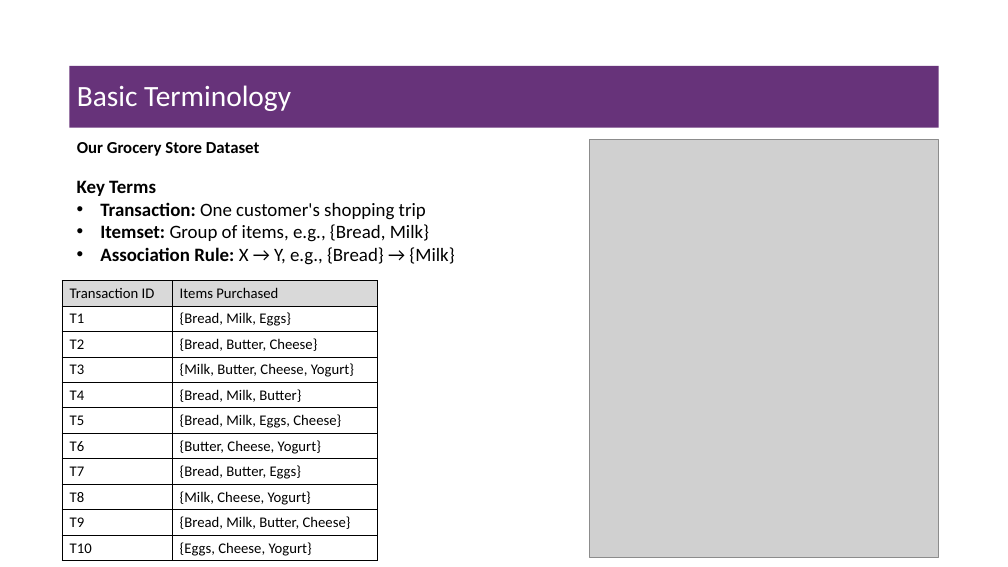
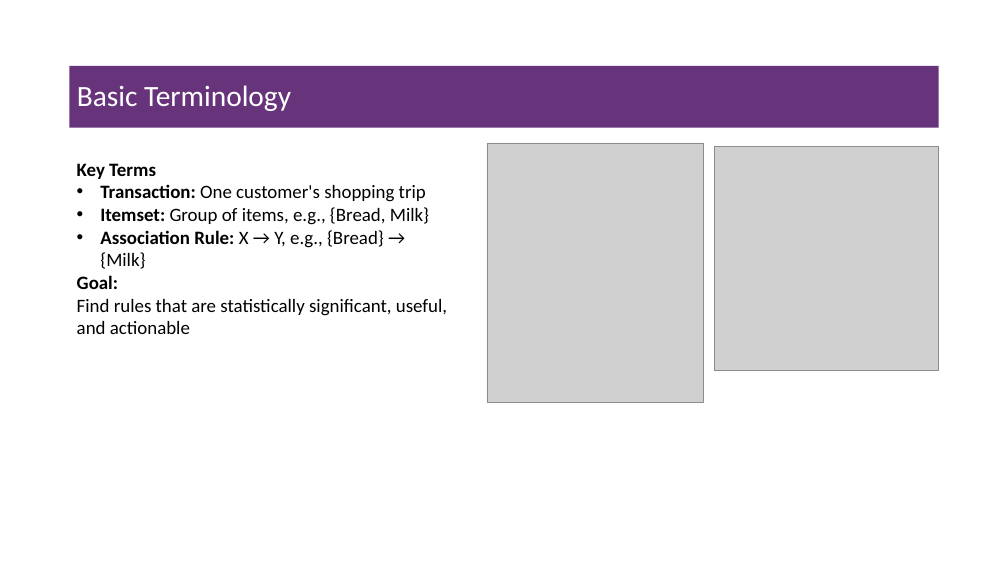
Before and after one commit to msfasha/307304-Data-Mining, a slide deck: slide 5 of 20242/Part 4-Associatin Rules Mining/beta/4-1-association_rules_mining.pptx. Drawn at 1008x567 pixels with LibreOffice and Linux fonts; fonts in the diff are those of the drawing; grey boxes stand for pictures; background and template pictures are left out. Boxes give left, top, right and bottom in pixels: in the first picture for what was removed or moved away, otherwise in the second. Text is boxed around its words. In the diff, an @@ line names an element or a change of style, - is before the commit and + after.

Commit message:
Update the association rules pptx

```diff
--- a/20242/Part 4-Associatin Rules Mining/beta/4-1-association_rules_mining.pptx
+++ b/20242/Part 4-Associatin Rules Mining/beta/4-1-association_rules_mining.pptx
@@ text removed at bbox=[77, 142, 259, 156] @@
-Our Grocery Store Dataset
@@ picture: place and size @@
-picture at bbox=[590, 140, 939, 557]
+picture at bbox=[487, 143, 703, 402]
@@ picture added at bbox=[715, 146, 939, 371] @@
@@ text "Key Terms": place and size @@
-text "Key Terms" at bbox=[77, 180, 454, 265]
+text "Key Terms" at bbox=[77, 163, 447, 334]
@@ table removed at bbox=[62, 281, 377, 560], 11 rows, 2 columns @@
-Transaction ID | Items Purchased
-T1 | {Bread, Milk, Eggs}
-T2 | {Bread, Butter, Cheese}
-T3 | {Milk, Butter, Cheese, Yogurt}
-T4 | {Bread, Milk, Butter}
-T5 | {Bread, Milk, Eggs, Cheese}
-T6 | {Butter, Cheese, Yogurt}
-T7 | {Bread, Butter, Eggs}
-T8 | {Milk, Cheese, Yogurt}
-T9 | {Bread, Milk, Butter, Cheese}
-T10 | {Eggs, Cheese, Yogurt}
@@ text at bbox=[77, 275, 447, 334]: paragraph added @@
+Goal:
+Find rules that are statistically significant, useful, and actionable
```
Also in this commit, not shown: 7 other slides changed, 9 slides added, 7 slides removed.
